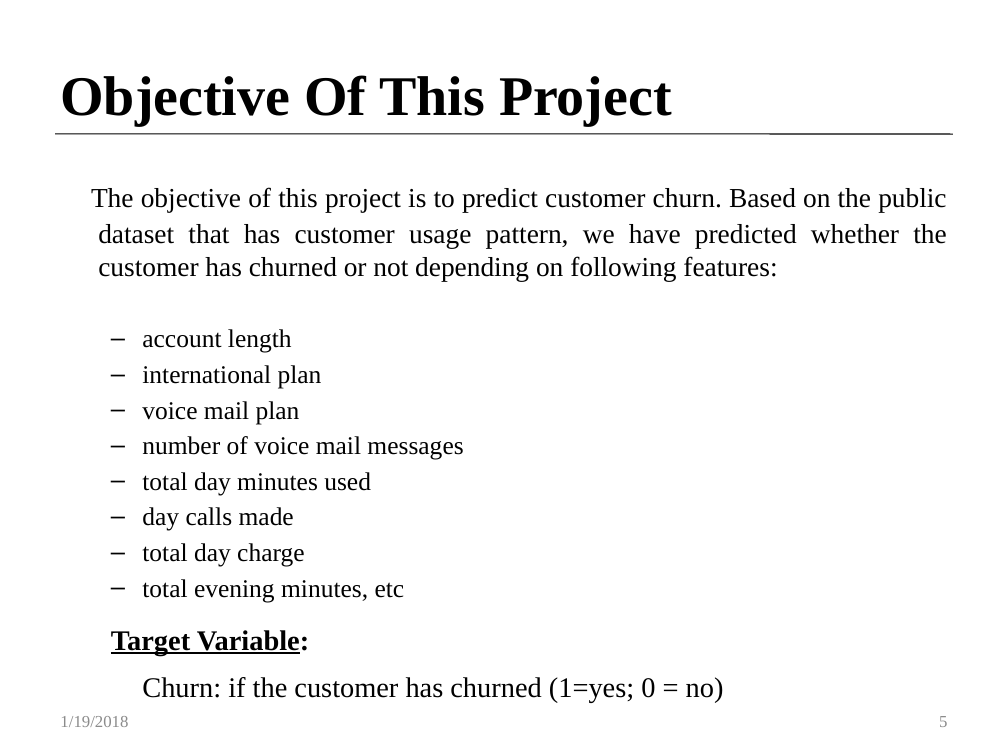
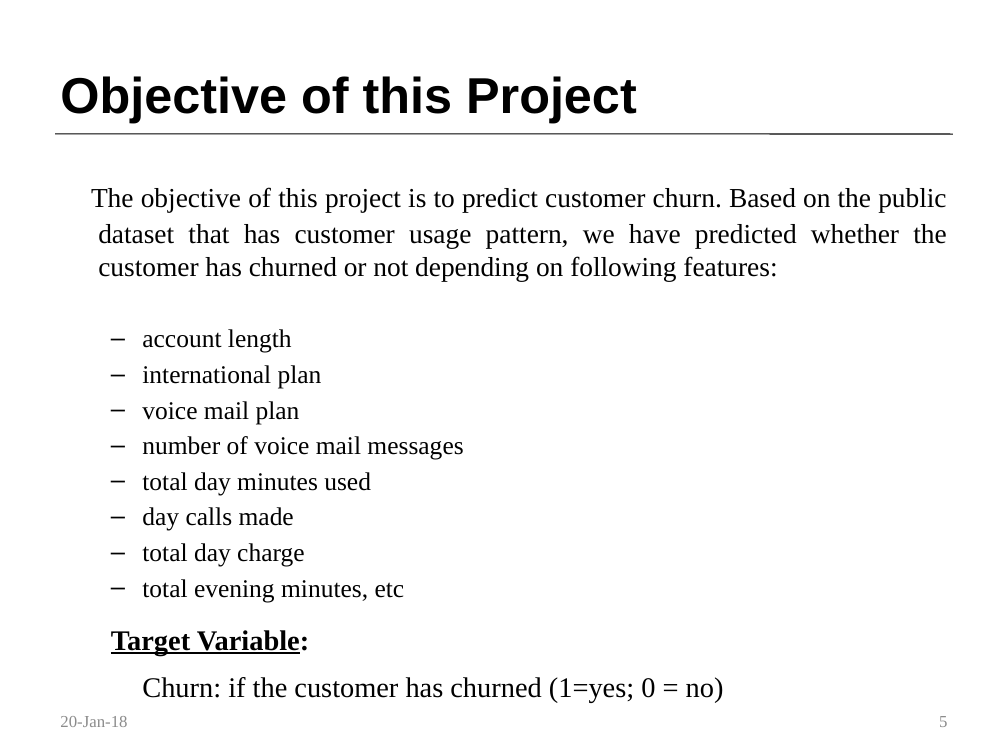
Before and after one commit to Customer-Churn-Prediction/Project-Machine-Learning, a slide deck: slide 5 of Customer Churn Prediction In Telecom Industry.pptx. Drawn at 1008x756 pixels with LibreOffice and Linux fonts; fonts in the diff are those of the drawing. Boxes give left, top, right and bottom in pixels: in the first picture for what was removed or moved away, otherwise in the second. Text is boxed around its words. In the diff, an @@ line names an element or a change of style, - is before the commit and + after.

```diff
--- a/Customer Churn Prediction In Telecom Industry.pptx
+++ b/Customer Churn Prediction In Telecom Industry.pptx
@@ title at [60,76,637,123]: text changed; size 40 to 36 pt; font Times New Roman to Arial @@
-Objective Of This Project
+Objective of this Project
@@ text at [60,716,127,727]: text changed @@
-1/19/2018
+20-Jan-18
```
Also in this commit, not shown: 16 other slides changed.
